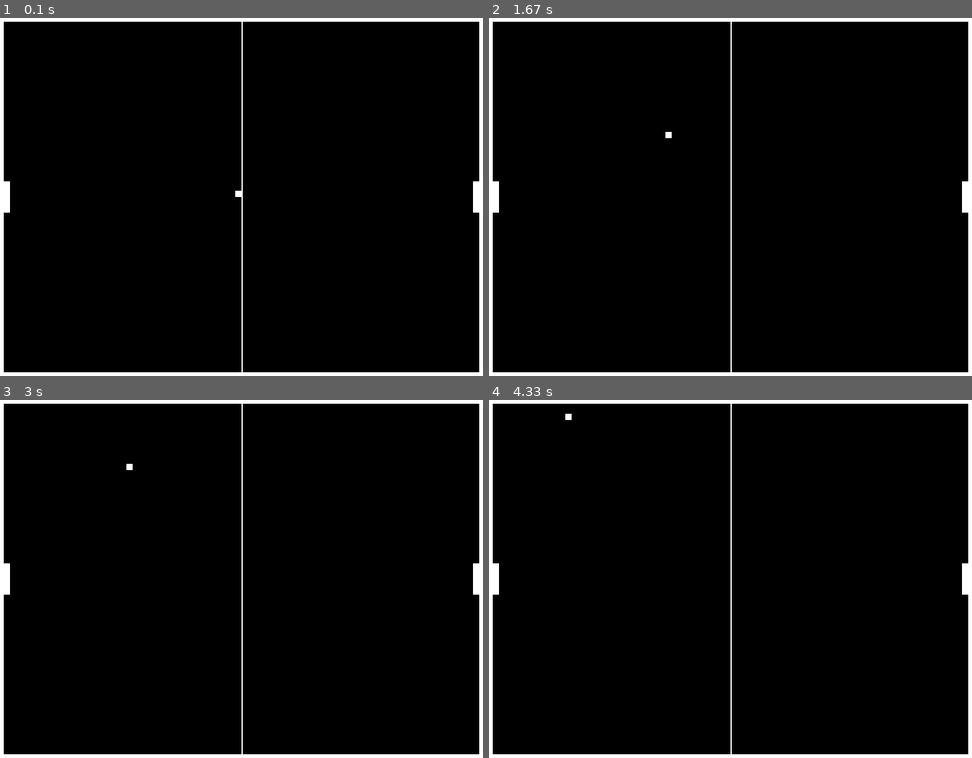
Above: before the commit, frames 1-4 (two rows, left to right).
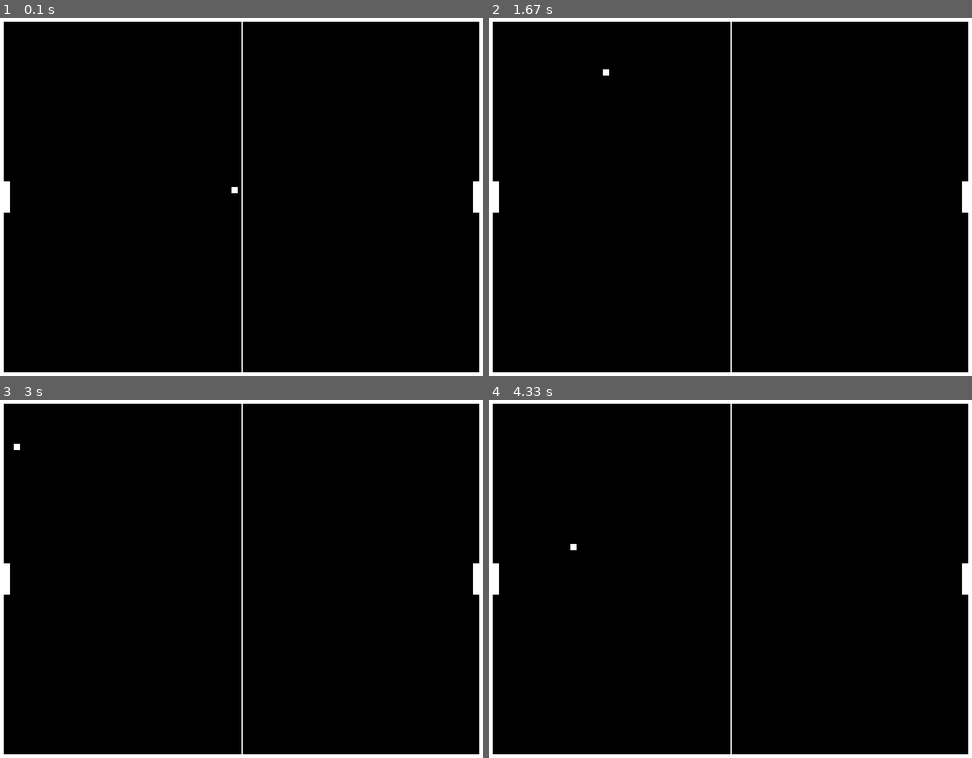
Above: after the commit, the same moments.

Repository: taohansens/Infnet
Game: pygame game, started from Bloco I/Fundamentos do Desenvolvimento Python/TP_03/Q17.py
Same seed, same stepped clock (60 frames per second), same inputs: the game is played once before the commit and once after it.
Inputs:
- Up to frame 1 (0.1 s): no input
- Up to frame 2 (1.67 s): no input
- Up to frame 3 (3 s): no input
- Up to frame 4 (4.33 s): no input

The runs differ from the first frame. In frame 1, less than 0.1% of the frame differs, in the area x 47-50%, y 47-50%; in frame 2, less than 0.1%, in the area x 23-38%, y 14-34%; in frame 3, less than 0.1%; in frame 4, less than 0.1%.

Commit message:
collider arena ok.

Diff:
--- a/Bloco I/Fundamentos do Desenvolvimento Python/TP_03/Q17.py
+++ b/Bloco I/Fundamentos do Desenvolvimento Python/TP_03/Q17.py
@@ -8,7 +8,7 @@
 
 # CONSTANTES
 # FPS
-FPS = 60
+FPS = 120
 
 # DISPLAY
 LARGURA_TELA = 800
@@ -50,16 +50,21 @@
     pygame.draw.rect(DISPLAYSURF, BRANCO, bola)
 
 
-# Altera posição da bola
-bolaDirX = -1
-bolaDirY = -1
-
-
 # Função para atualizar posição da bola
 def movimento_bola(bola, eixo_x, eixo_y):
     bola.x += eixo_x
     bola.y += eixo_y
     return bola
+
+
+# Verifica por colisão com as bordas
+# Retorna uma nova posição caso exista colisão
+def verifica_colisao(bola, bolaDirX, bolaDirY):
+    if bola.top == LARGURA_LINHA or bola.bottom == (ALTURA_TELA - LARGURA_LINHA):
+        bolaDirY = bolaDirY * -1
+    if bola.left == LARGURA_LINHA or bola.right == (LARGURA_TELA - LARGURA_LINHA):
+        bolaDirX = bolaDirX * -1
+    return bolaDirX, bolaDirY
 
 
 def main():
@@ -77,6 +82,10 @@
     bolaY = ALTURA_TELA // 2 - LARGURA_LINHA // 2
     jogadorUm_posicao = (ALTURA_TELA - PALETA_TAMANHO) // 2
     jogadorDois_posicao = (ALTURA_TELA - PALETA_TAMANHO) // 2
+
+    # Altera posição da bola
+    bolaDirX = -1
+    bolaDirY = -1
 
     # Criando os retangulos para a bola e paletas.
     paleta1 = pygame.Rect(PALETAOFFSET, jogadorUm_posicao, LARGURA_LINHA, PALETA_TAMANHO)
@@ -103,6 +112,7 @@
         desenha_paleta(paleta2)
         desenha_bola(bola)
         bola = movimento_bola(bola, bolaDirX, bolaDirY)
+        bolaDirX, bolaDirY = verifica_colisao(bola, bolaDirX, bolaDirY)
         pygame.display.update()
         FPSCLOCK.tick(FPS)
 
